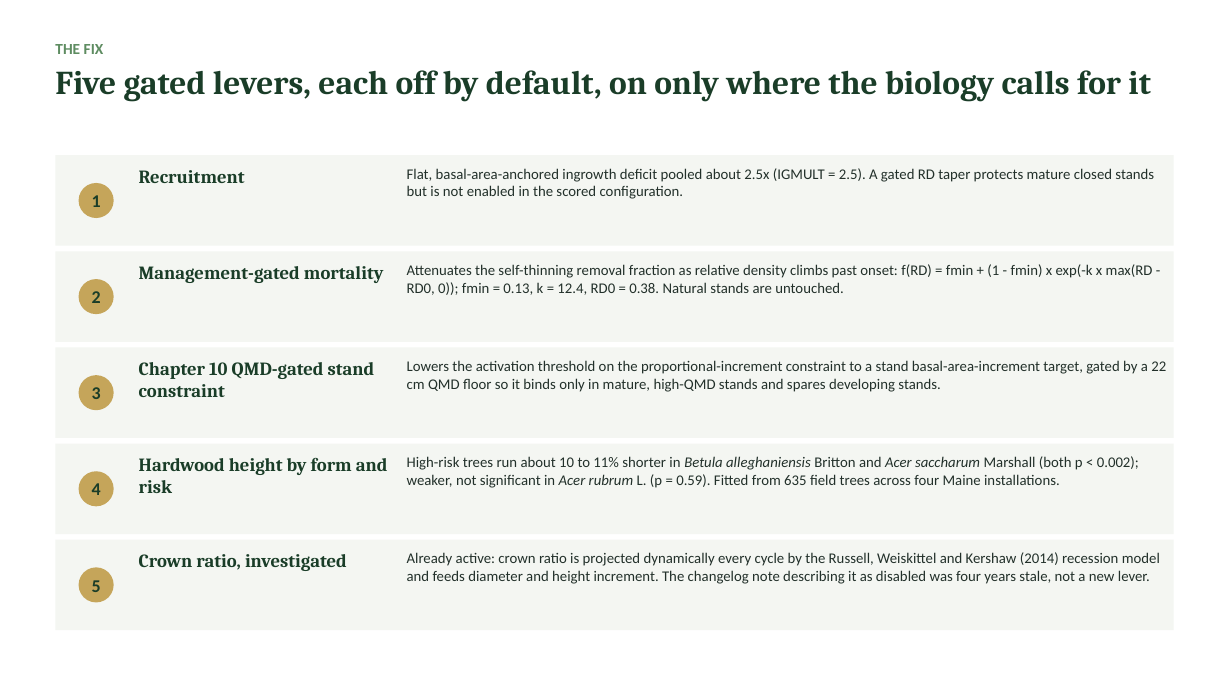
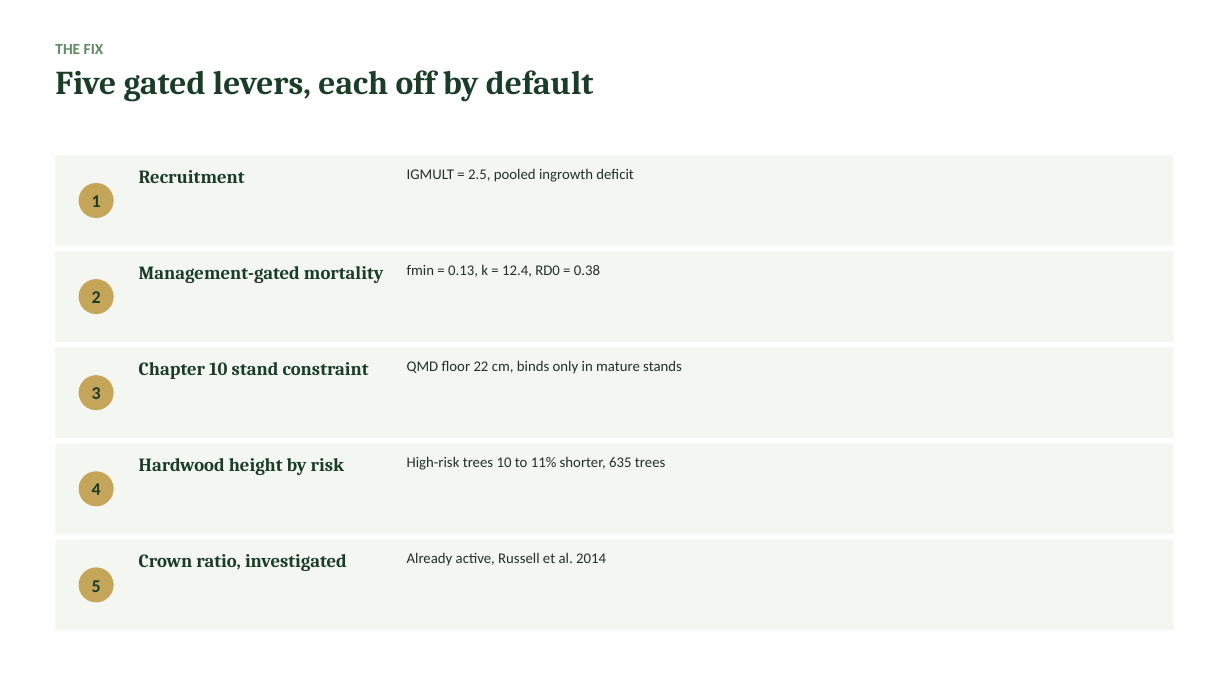
Before and after one commit to holoros/fvs-acd, a slide deck: slide 10 of FVS-ACD_Hennigar_Aug2026.pptx. Drawn at 1232x693 pixels with LibreOffice and Linux fonts; fonts in the diff are those of the drawing. Boxes give left, top, right and bottom in pixels: in the first picture for what was removed or moved away, otherwise in the second. Text is boxed around its words. In the diff, an @@ line names an element or a change of style, - is before the commit and + after.

Commit message:
v12.11 benchmark: height-coverage census, rescores, and Zenodo deposit package

```diff
--- a/FVS-ACD_Hennigar_Aug2026.pptx
+++ b/FVS-ACD_Hennigar_Aug2026.pptx
@@ text at (x1=55, y1=70, x2=594, y2=101): text changed @@
-Five gated levers, each off by default, on only where the biology calls for it
+Five gated levers, each off by default
@@ text at (x1=407, y1=168, x2=633, y2=182): text changed @@
-Flat, basal-area-anchored ingrowth deficit pooled about 2.5x (IGMULT = 2.5). A gated RD taper protects mature closed stands but is not enabled in the scored configuration.
+IGMULT = 2.5, pooled ingrowth deficit
@@ text at (x1=407, y1=264, x2=600, y2=277): text changed @@
-Attenuates the self-thinning removal fraction as relative density climbs past onset: f(RD) = fmin + (1 - fmin) x exp(-k x max(RD - RD0, 0)); fmin = 0.13, k = 12.4, RD0 = 0.38. Natural stands are untouched.
+fmin = 0.13, k = 12.4, RD0 = 0.38
@@ text at (x1=139, y1=362, x2=369, y2=379): text changed @@
-Chapter 10 QMD-gated stand constraint
+Chapter 10 stand constraint
@@ text at (x1=407, y1=360, x2=682, y2=374): text changed @@
-Lowers the activation threshold on the proportional-increment constraint to a stand basal-area-increment target, gated by a 22 cm QMD floor so it binds only in mature, high-QMD stands and spares developing stands.
+QMD floor 22 cm, binds only in mature stands
@@ text at (x1=139, y1=458, x2=344, y2=475): text changed @@
-Hardwood height by form and risk
+Hardwood height by risk
@@ text at (x1=407, y1=456, x2=665, y2=470): text changed @@
-High-risk trees run about 10 to 11% shorter in Betula alleghaniensis Britton and Acer saccharum Marshall (both p < 0.002); weaker, not significant in Acer rubrum L. (p = 0.59). Fitted from 635 field trees across four Maine installations.
+High-risk trees 10 to 11% shorter, 635 trees
@@ text at (x1=407, y1=552, x2=606, y2=566): text changed @@
-Already active: crown ratio is projected dynamically every cycle by the Russell, Weiskittel and Kershaw (2014) recession model and feeds diameter and height increment. The changelog note describing it as disabled was four years stale, not a new lever.
+Already active, Russell et al. 2014
```
Also in this commit, not shown: 39 other slides changed, 1 slide added, 25 other files.
